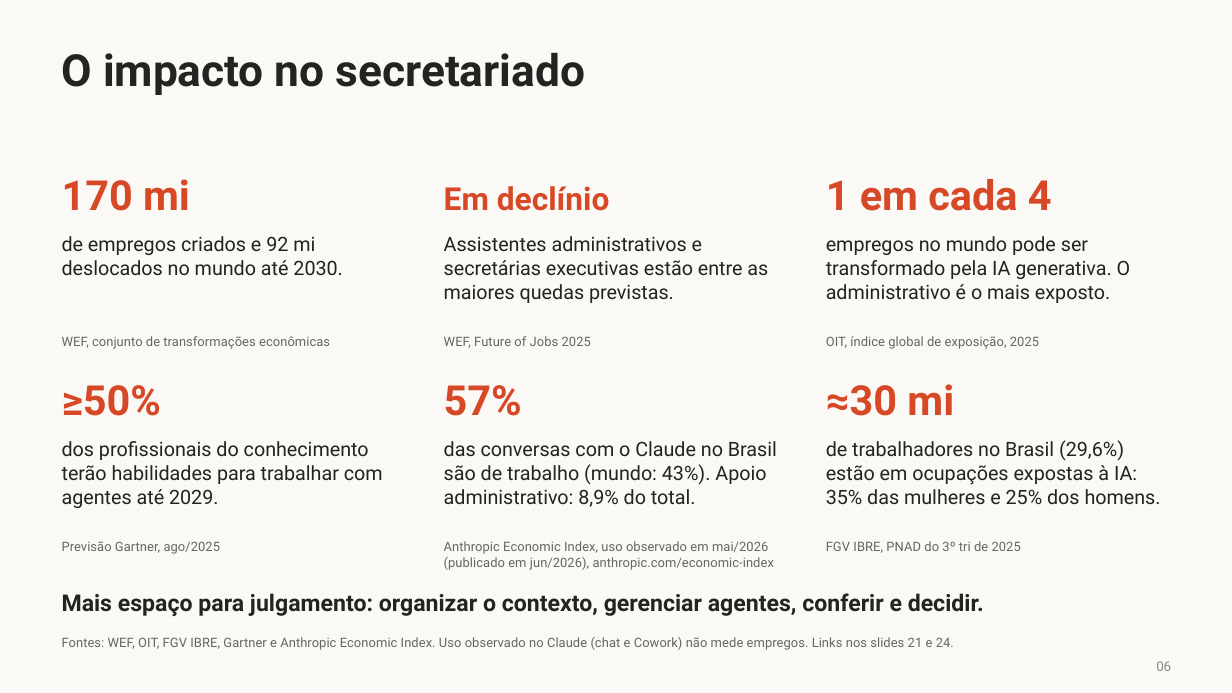
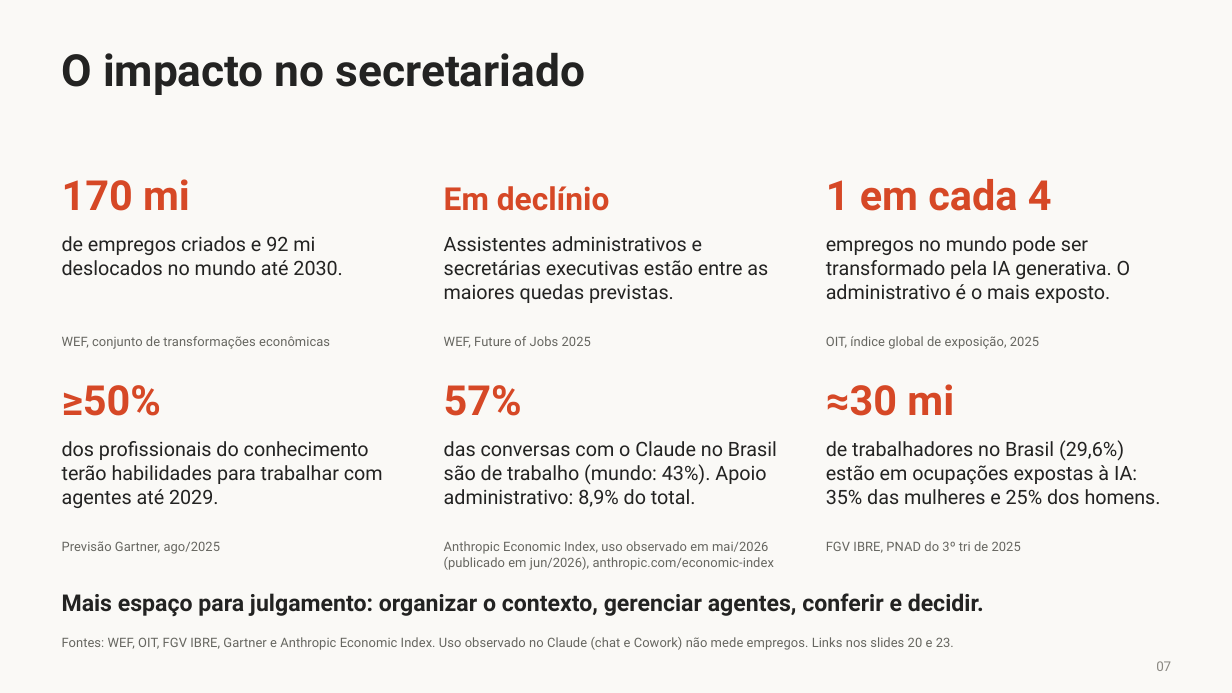
Before and after one commit to LawrenceTeixeira/Secretariado, a slide deck: slide 7 of Lawrence Teixeira - Agentes de IA.pptx (slide 6 before the commit). Drawn at 1232x693 pixels with LibreOffice and Linux fonts; fonts in the diff are those of the drawing. Boxes give left, top, right and bottom in pixels: in the first picture for what was removed or moved away, otherwise in the second. Text is boxed around its words. In the diff, an @@ line names an element or a change of style, - is before the commit and + after.

```diff
--- a/Lawrence Teixeira - Agentes de IA.pptx
+++ b/Lawrence Teixeira - Agentes de IA.pptx
@@ text at (x1=62, y1=637, x2=954, y2=650): text changed @@
-Fontes: WEF, OIT, FGV IBRE, Gartner e Anthropic Economic Index. Uso observado no Claude (chat e Cowork) não mede empregos. Links nos slides 21 e 24.
+Fontes: WEF, OIT, FGV IBRE, Gartner e Anthropic Economic Index. Uso observado no Claude (chat e Cowork) não mede empregos. Links nos slides 20 e 23.
@@ text at (x1=1156, y1=661, x2=1171, y2=671): text changed @@
-06
+07
```
Also in this commit, not shown: 19 other slides changed, 2 slides added, 1 slide removed.
